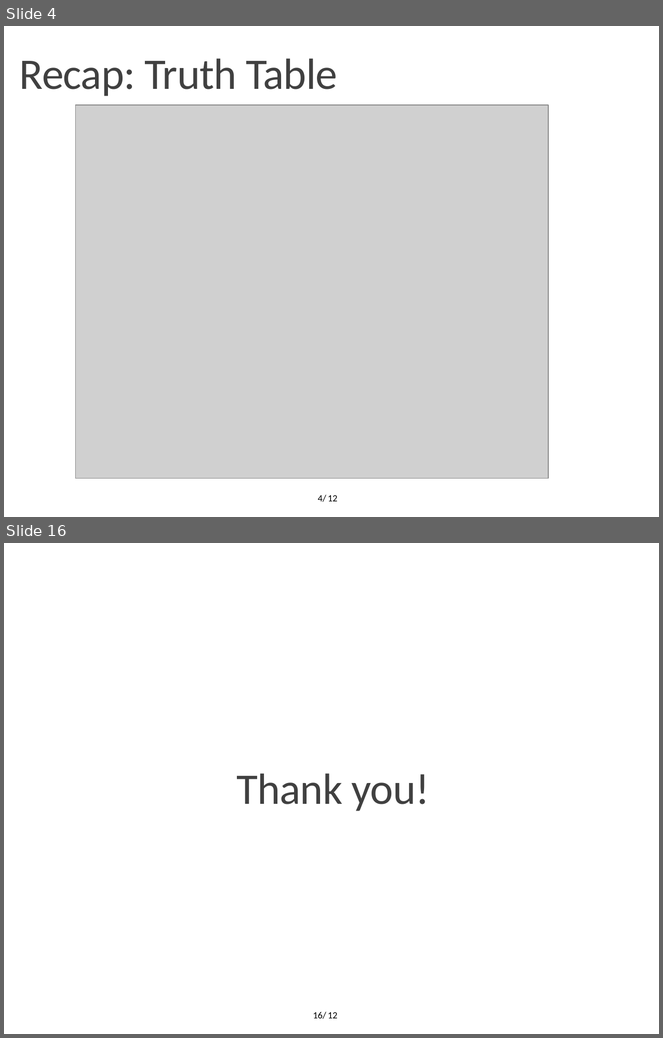
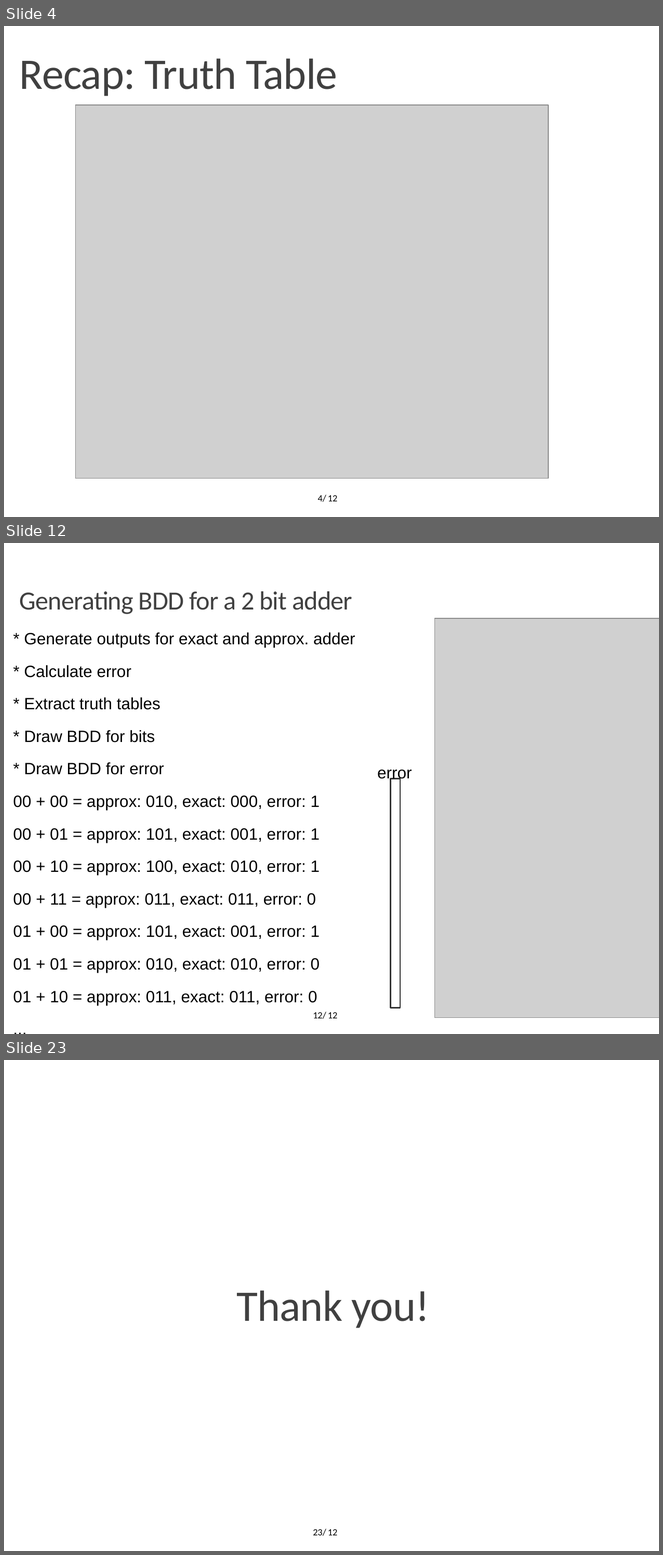
Before and after one commit to OrionLightning/Approximate-Circuit, a slide deck: Presentation Slides/Second Midterm (11-01-2022)/Midterm 11-01-2022.pptx. Shown one above the other, each under a label of ours: slides 4 and 16 before the commit, slides 4, 12 and 23 after it; the slides between them are not shown. The pictures are 663x1038 and 663x1555 pixels, drawn with LibreOffice and Linux fonts; fonts in the diff are those of the drawing; grey boxes stand for pictures; background and template pictures are left out. Boxes give left, top, right and bottom in pixels: in the first picture for what was removed or moved away, otherwise in the second. Text is boxed around its words. In the diff, an @@ line names an element or a change of style, - is before the commit and + after.

```diff
--- a/Presentation Slides/Second Midterm (11-01-2022)/Midterm 11-01-2022.pptx
+++ b/Presentation Slides/Second Midterm (11-01-2022)/Midterm 11-01-2022.pptx
@@ slide 12 added at (4, 543, 659, 1034), background #FFFFFF; not listed: 1 template element that a slide beside it also shows @@
@@ text added at (20, 591, 352, 614), 28.8 pt, text #404040 @@
+Generating BDD for a 2 bit adder
@@ picture added at (435, 618, 659, 1018) @@
@@ text added at (13, 632, 356, 1006), 18 pt, text #000000 @@
+* Generate outputs for exact and approx. adder
+* Calculate error
+* Extract truth tables
+* Draw BDD for bits
+* Draw BDD for error
+00 + 00 = approx: 010, exact: 000, error: 1
+00 + 01 = approx: 101, exact: 001, error: 1
+00 + 10 = approx: 100, exact: 010, error: 1
+00 + 11 = approx: 011, exact: 011, error: 0
+01 + 00 = approx: 101, exact: 001, error: 1
+01 + 01 = approx: 010, exact: 010, error: 0
+01 + 10 = approx: 011, exact: 011, error: 0
+...
@@ text added at (377, 770, 412, 782), 18 pt, text #000000 @@
+error
@@ rectangle added at (390, 779, 400, 1008), outline #333333 1.45 pt @@
@@ page number added at (328, 1013, 338, 1019), 10.5 pt, text #000000 @@
+12/
@@ what was slide 16 is now slide 23 @@
@@ page number at (313, 1529, 326, 1536): text changed @@
-16/
+23/
```
Also in this commit, not shown: 12 slides changed, 7 other slides added, 1 slide removed, 2 other files.
